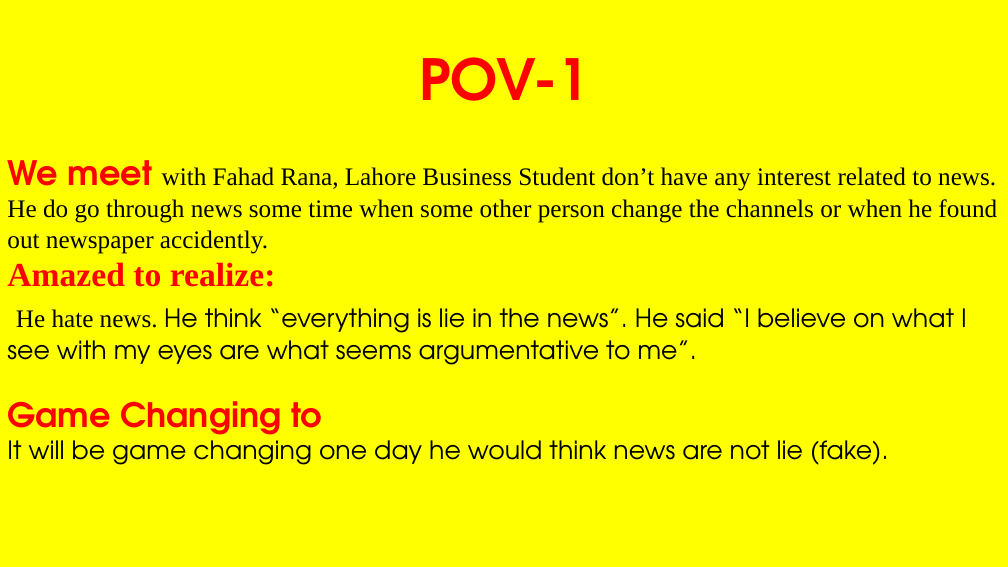
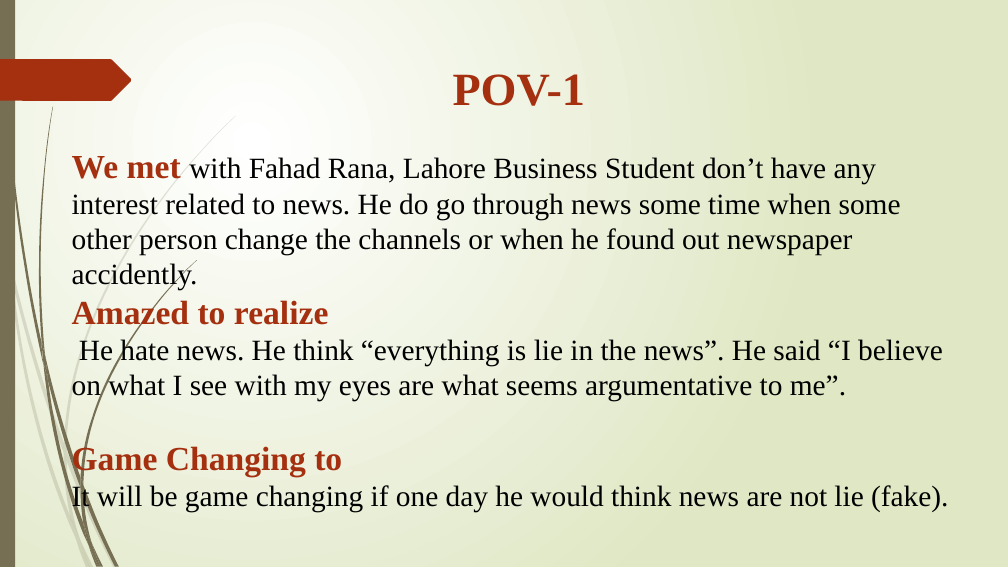
Before and after one commit to Zeeshanily/Citizen-Journalism, a slide deck: slide 4 of pj-task 2/Presentation.pptx. Drawn at 1008x567 pixels with LibreOffice and Linux fonts; fonts in the diff are those of the drawing. Boxes give left, top, right and bottom in pixels: in the first picture for what was removed or moved away, otherwise in the second. Text is boxed around its words. In the diff, an @@ line names an element or a change of style, - is before the commit and + after.

```diff
--- a/pj-task 2/Presentation.pptx
+++ b/pj-task 2/Presentation.pptx
@@ background #FFFFFF to gradient #FFFFFF to #DFE8C4 @@
@@ rectangle added at bbox=[0, 0, 15, 567], fill #766F54 @@
@@ rectangle removed at bbox=[863, 0, 920, 95] @@
@@ freeform shape added at bbox=[0, 59, 132, 101], fill #A53010 @@
@@ text "POV-1": place and size @@
-text "POV-1" at bbox=[0, 0, 1008, 567]
+text "POV-1" at bbox=[72, 74, 948, 512]
@@ text "POV-1" at bbox=[72, 74, 948, 512]: fill #FFFF00 to none @@
@@ text at bbox=[72, 74, 943, 477]: size 54 to 44 pt in "POV-1"; font TeX Gyre Adventor to Times New Roman in "POV-1", "He think “everything is lie in the ...", "Game Changing to"; text colour #FF0000 to #A53010 in "POV-1", "Game Changing to"; size 24 to 28 pt in "He hate news. He think “everything is ..." @@
@@ text at bbox=[72, 156, 901, 330]: text changed; size 24 to 28 pt @@
-We meet with Fahad Rana, Lahore Business Student don’t have any interest related to news. He do go through news some time when some other person change the channels or when he found out newspaper accidently.
-Amazed to realize:
+We met with Fahad Rana, Lahore Business Student don’t have any interest related to news. He do go through news some time when some other person change the channels or when he found out newspaper accidently.
+Amazed to realize
@@ text at bbox=[72, 483, 948, 512]: text changed; size 24 to 28 pt; font TeX Gyre Adventor to Times New Roman @@
-It will be game changing one day he would think news are not lie (fake).
+It will be game changing if one day he would think news are not lie (fake).
@@ group added at bbox=[0, 116, 236, 567]: 10 freeform shapes @@
@@ group added at bbox=[2, 0, 197, 567]: 12 freeform shapes @@
```
Also in this commit, not shown: 20 other slides changed, 5 slides added, 2 other files.
